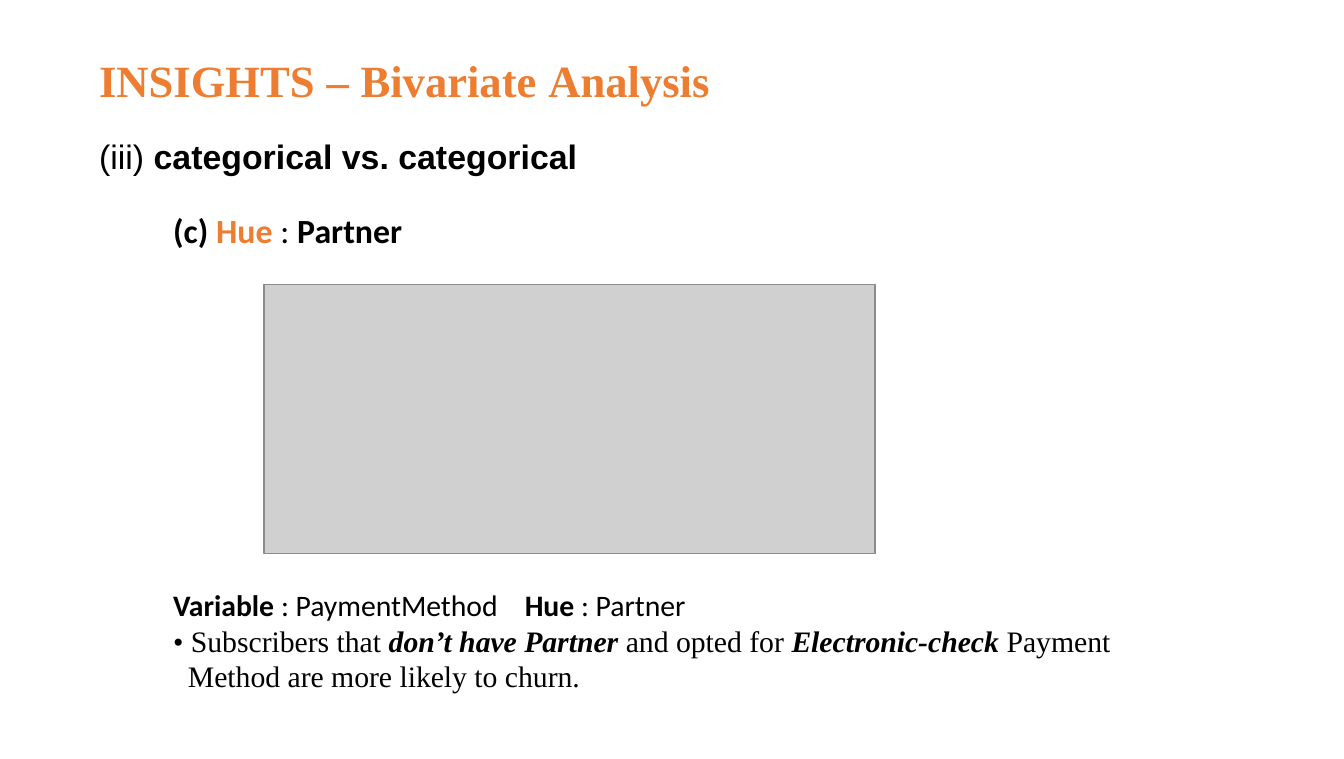
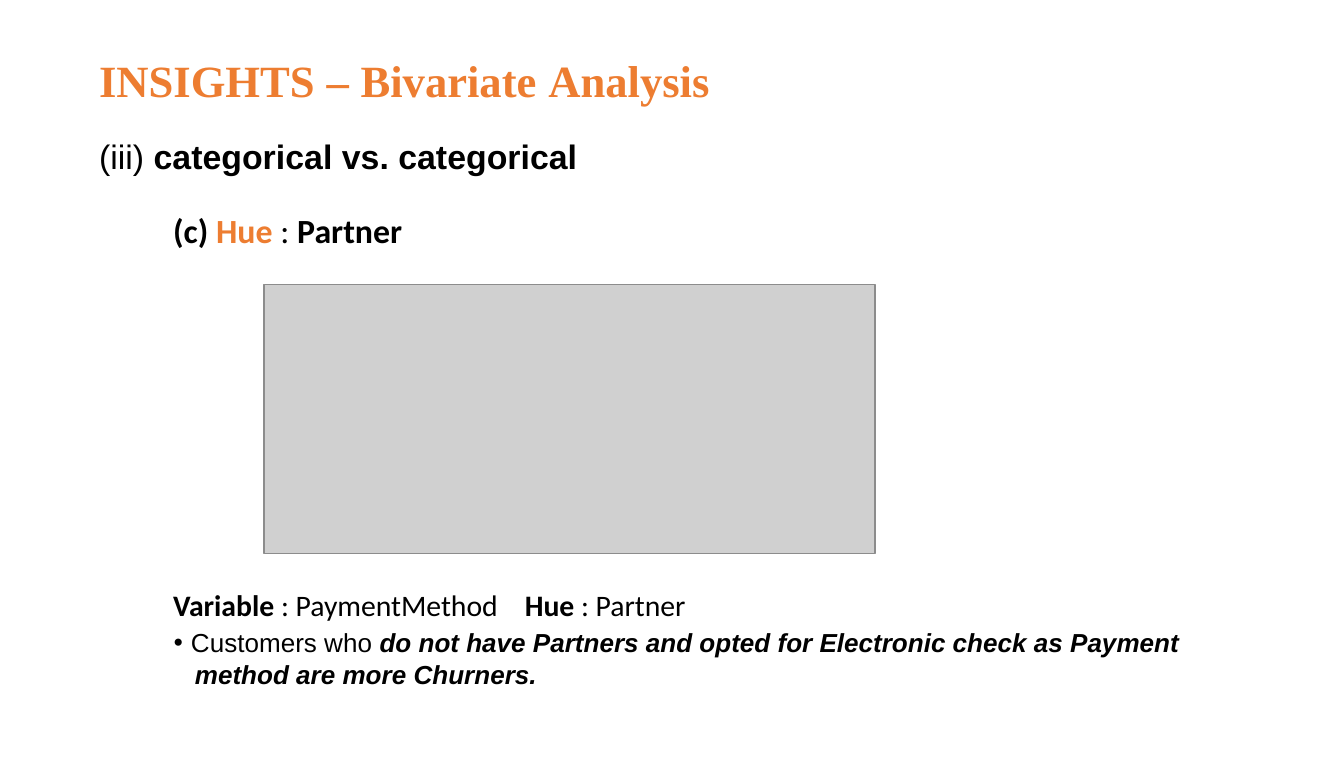
Before and after one commit to RVA-TheCoder/ClassificationProjects-SupervisedML, a slide deck: slide 20 of Customer Churn Project/Customer churn prediction.pptx. Drawn at 1344x759 pixels with LibreOffice and Linux fonts; fonts in the diff are those of the drawing; grey boxes stand for pictures. Boxes give left, top, right and bottom in pixels: in the first picture for what was removed or moved away, otherwise in the second. Text is boxed around its words. In the diff, an @@ line names an element or a change of style, - is before the commit and + after.

Commit message:
Made changes in EDA file and Customer churn prediction Presentation

```diff
--- a/Customer Churn Project/Customer churn prediction.pptx
+++ b/Customer Churn Project/Customer churn prediction.pptx
@@ text at bbox=[191, 633, 1179, 685]: text changed; size 16 to 14 pt; font Times New Roman to Arial; bold on; italic on @@
-• Subscribers that don’t have Partner and opted for Electronic-check Payment
-Method are more likely to churn.
+• Customers who do not have Partners and opted for Electronic check as Payment
+method are more Churners.
```
Also in this commit, not shown: 8 other slides changed, 5 other files.
